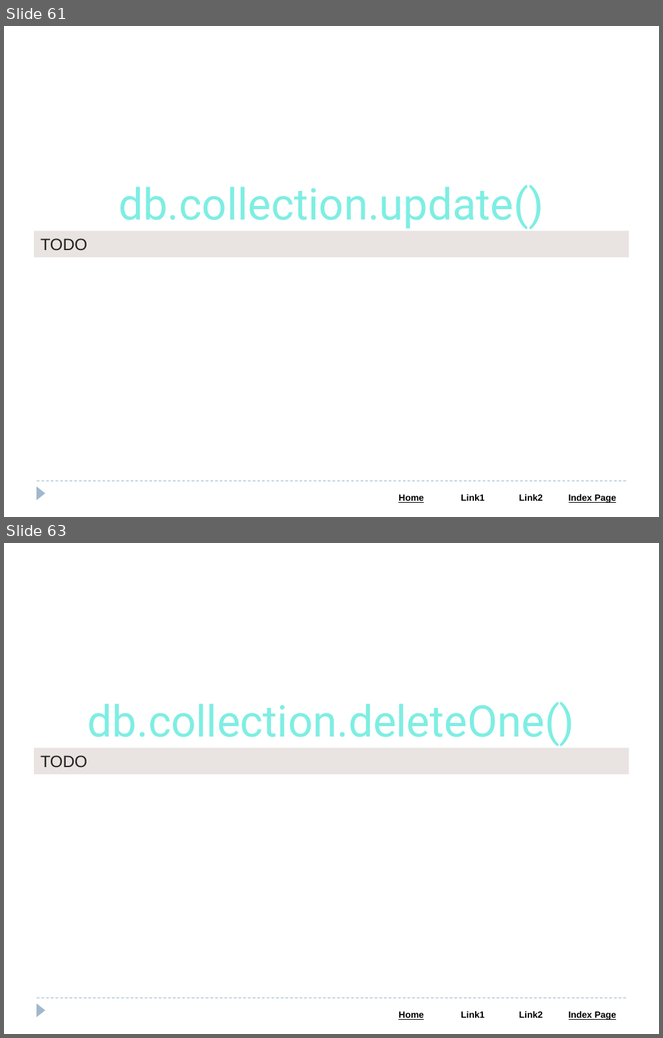
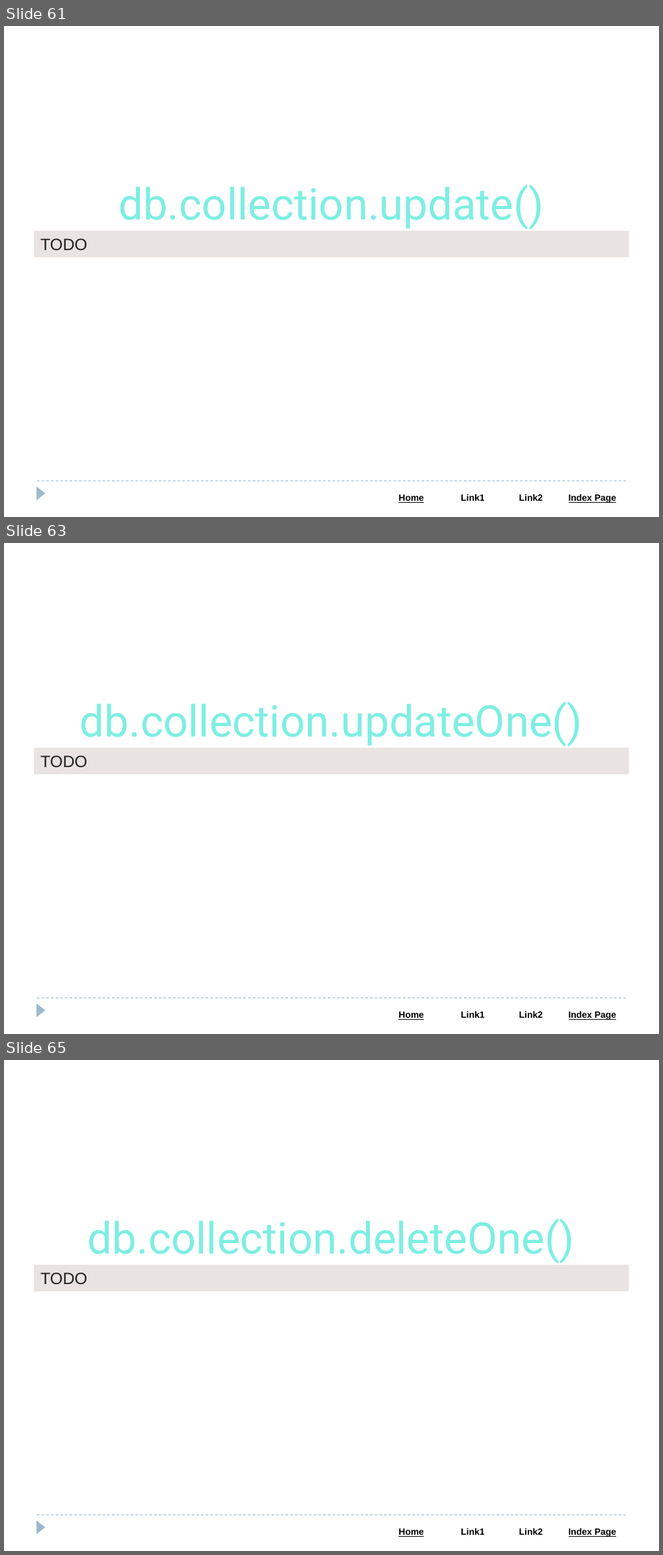
Before and after one commit to Saleel-Bagde/PPT-s, a slide deck: MongoDB PPT.pptx. Shown one above the other, each under a label of ours: slides 61 and 63 before the commit, slides 61, 63 and 65 after it; the slides between them are not shown. The pictures are 663x1038 and 663x1555 pixels, drawn with LibreOffice and Linux fonts; fonts in the diff are those of the drawing. Boxes give left, top, right and bottom in pixels: in the first picture for what was removed or moved away, otherwise in the second. Text is boxed around its words. In the diff, an @@ line names an element or a change of style, - is before the commit and + after.

```diff
--- a/MongoDB PPT.pptx
+++ b/MongoDB PPT.pptx
@@ slide 63 added at [4, 543, 659, 1034], background #FFFFFF; not listed: 3 template elements that a slide beside it also shows @@
@@ text added at [80, 702, 582, 746], 48 pt, text #7EEEE3 @@
+db.collection.updateOne()
@@ rectangle added at [34, 748, 629, 774], fill #E9E3E1, 18 pt, text #222222 @@
+TODO
@@ what was slide 63 is now slide 65 @@
```
Also in this commit, not shown: 1 slide changed, 1 other slide added.
